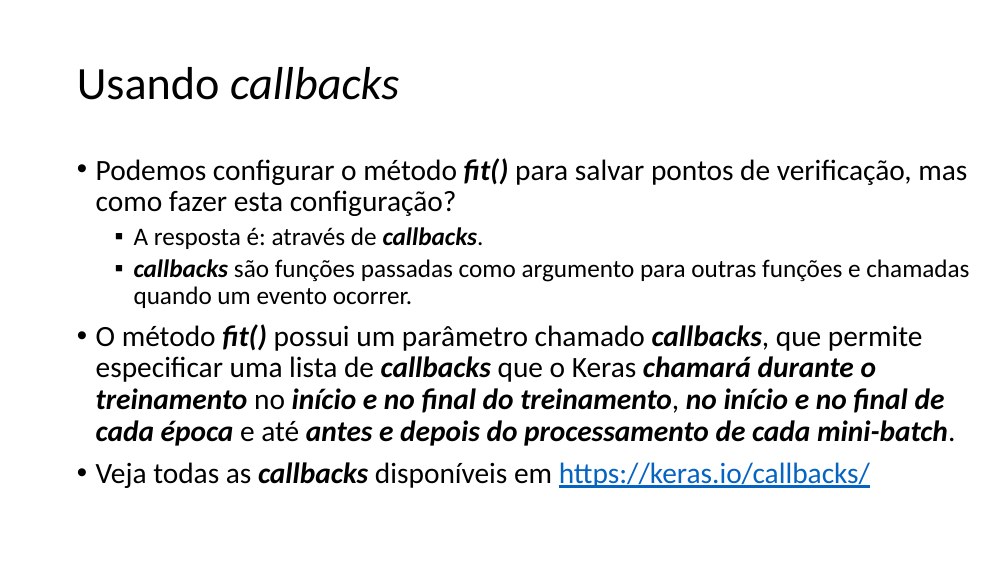
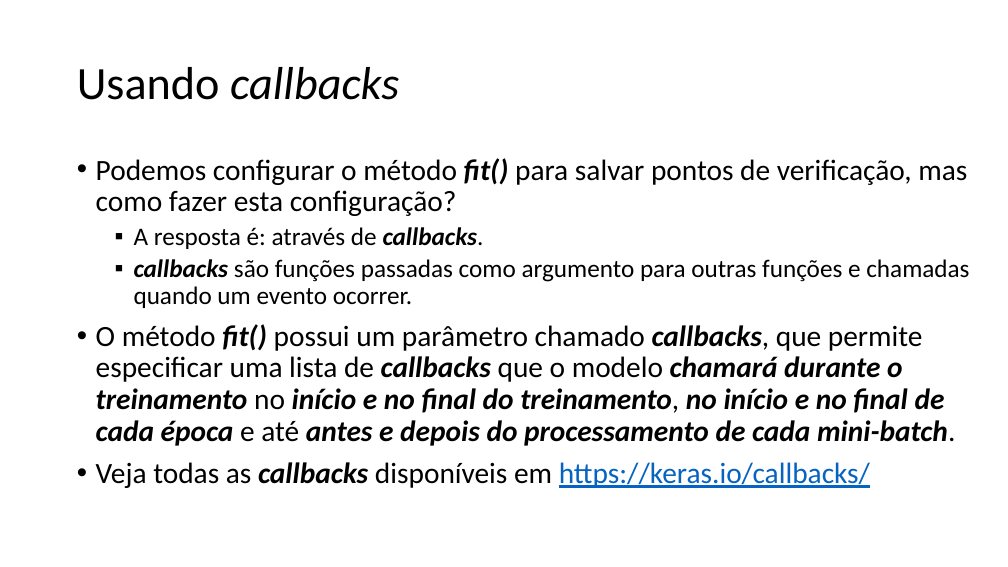
Before and after one commit to zz4fap/tp557-iot-ml, a slide deck: slide 32 of slides/TP557_7_Regressão_com_DNNs_parte_I.pptx. Drawn at 1008x567 pixels with LibreOffice and Linux fonts; fonts in the diff are those of the drawing. Boxes give left, top, right and bottom in pixels: in the first picture for what was removed or moved away, otherwise in the second. Text is boxed around its words. In the diff, an @@ line names an element or a change of style, - is before the commit and + after.

```diff
--- a/slides/TP557_7_Regressão_com_DNNs_parte_I.pptx
+++ b/slides/TP557_7_Regressão_com_DNNs_parte_I.pptx
@@ text at [96,324,955,446]: text changed @@
-• O método fit() possui um parâmetro chamado callbacks, que permite especificar uma lista de callbacks que o Keras chamará durante o treinamento no início e no final do treinamento, no início e no final de cada época e até antes e depois do processamento de cada mini-batch.
+• O método fit() possui um parâmetro chamado callbacks, que permite especificar uma lista de callbacks que o modelo chamará durante o treinamento no início e no final do treinamento, no início e no final de cada época e até antes e depois do processamento de cada mini-batch.
```
Also in this commit, not shown: 1 other slide changed, 2 other files.
